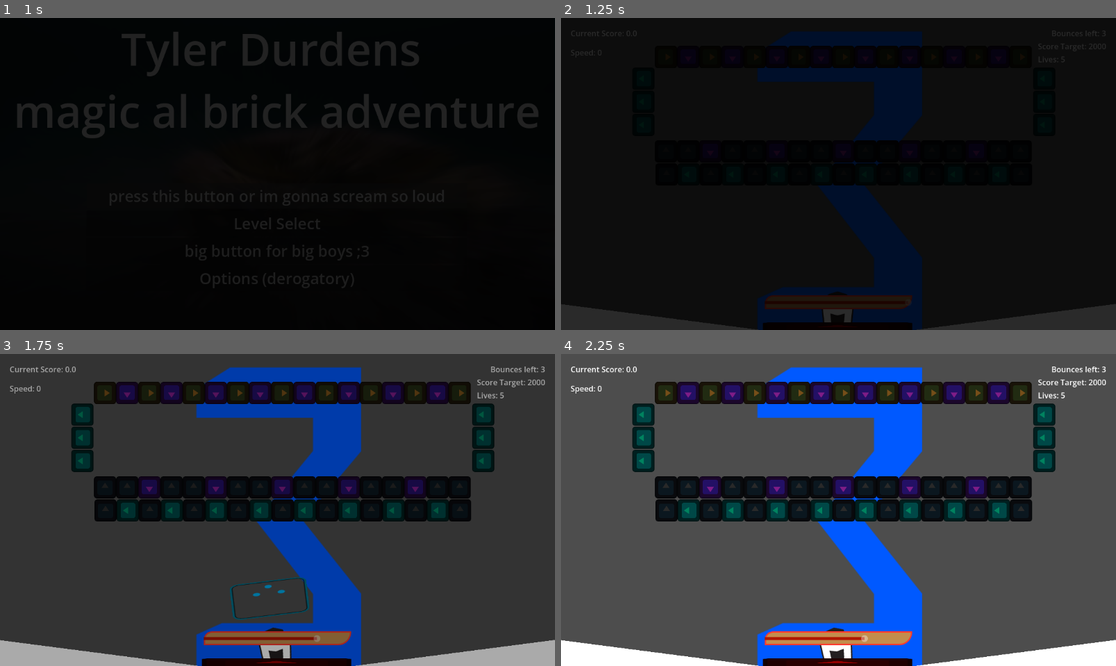
Above: before the commit, frames 1-4 (two rows, left to right).
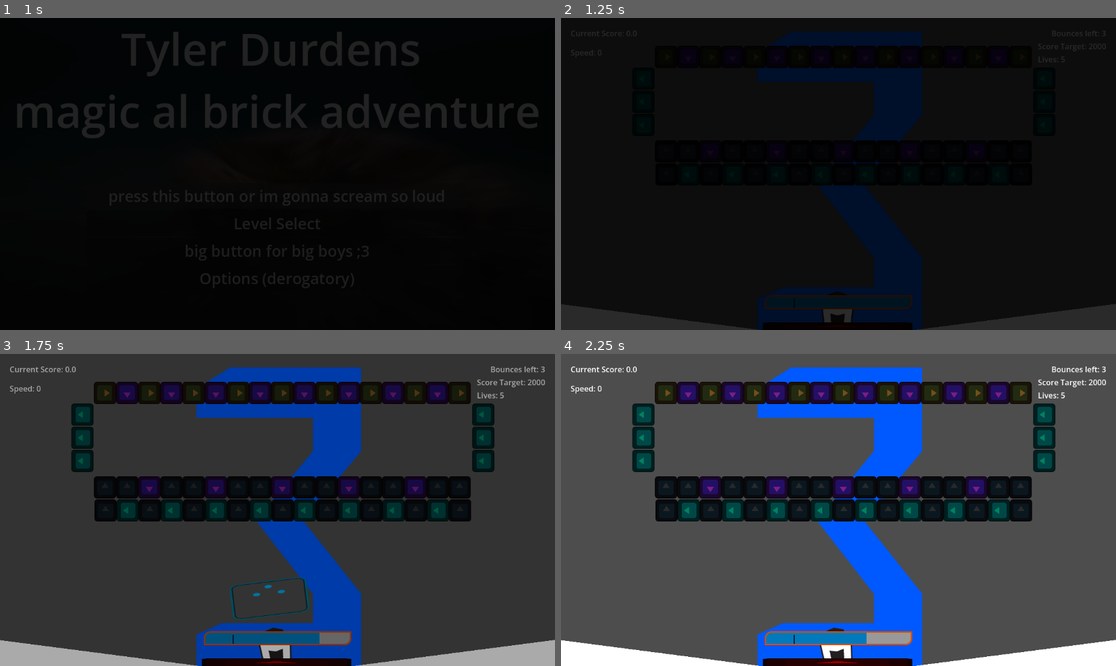
Above: after the commit, the same moments.

Repository: BmBucceri/breakout
Game: Godot game, scene res://Scenes/UI_Scenes/MainMenu.tscn
Two runs of this game, one before a commit and one after it. Both use one fixed random seed, a clock stepped at 60 frames per second and the inputs below. Before the commit the project starts from res://Scenes/MainMenu.tscn. The engine's default icon, where the game draws it, is replaced by a stand-in: a white triangle on a blue panel in a dark square.
Inputs (mouse positions are in pixels of both pictures, inside the frame that each line leads up to):
- Up to frame 1 (1 s): click "press this button or im gonna…" at 0.5 s
- Up to frame 2 (1.25 s): no input
- Up to frame 3 (1.75 s): move the mouse to (244, 372) at 1.27 s; hold Right mouse button (Parry) from 1.28 s (still down)
- Up to frame 4 (2.25 s): move the mouse to (805, 391) at 2.02 s; release Right mouse button (Parry) at 2.03 s; click (805, 391) at 2.1 s

Frame 1 is identical in both runs. In frame 2, 0.9% of the frame differs, in the area x 36-64%, y 88-94%; in frame 3, 1.2%; in frame 4, 1.2%.

Commit message:
New Parry Meter
created new parry meter

Diff:
--- /dev/null
+++ b/Autoloads/level_manager.gd
@@ -0,0 +1,22 @@
+### LEVEL MANAGER ###
+extends Node
+
+func _ready() -> void:
+	print(available_boards)
+
+
+var loaded_board: String
+var available_boards: Array = [
+	BOARD_1_YEAH_WHATEVER,
+	BOARD_2_BIG_CRABBIN_IN_THE_CITY,
+	BOARD_3_ZIG_ZAG,
+	BOARD_4_SPRONGUS,
+	BOARD_5_GREAT_TIME]
+
+
+
+const BOARD_1_YEAH_WHATEVER = preload("uid://dt00th4b8utvc")
+const BOARD_2_BIG_CRABBIN_IN_THE_CITY = preload("uid://coivw1qfolpl3")
+const BOARD_3_ZIG_ZAG = preload("uid://lpdjyvd8wulw")
+const BOARD_4_SPRONGUS = preload("uid://cfidyogtjo45s")
+const BOARD_5_GREAT_TIME = preload("uid://cjc6cykvd5el5")
--- a/Boards/Levels/Board Base_MASTERBOARD.tscn
+++ b/Boards/Levels/Board Base_MASTERBOARD.tscn
@@ -1,9 +1,9 @@
 [gd_scene format=3 uid="uid://co443mxrablr3"]
 
 [ext_resource type="Script" uid="uid://b6tlb3o6p10bs" path="res://level.gd" id="1_4e1jp"]
-[ext_resource type="Script" uid="uid://b8b32otwwftm1" path="res://score_counter.gd" id="2_ifb0j"]
+[ext_resource type="Script" uid="uid://b8b32otwwftm1" path="res://Scenes/UI_Scenes/score_counter.gd" id="2_ifb0j"]
 [ext_resource type="Script" uid="uid://csgqo872ljmts" path="res://Boards/speedometer.gd" id="3_8ju24"]
-[ext_resource type="Script" uid="uid://brtvwoww4lon3" path="res://bounces_counter.gd" id="4_20iil"]
+[ext_resource type="Script" uid="uid://brtvwoww4lon3" path="res://Scenes/UI_Scenes/bounces_counter.gd" id="4_20iil"]
 [ext_resource type="Texture2D" uid="uid://06gale2dip5w" path="res://Assets/Sprites/Zero.png" id="5_8ju24"]
 [ext_resource type="Texture2D" uid="uid://dnkjr2thp41mk" path="res://Assets/Sprites/One.png" id="6_20iil"]
 [ext_resource type="Script" uid="uid://bji3ucgy8q4ae" path="res://Boards/CountdownBounceSprite.gd" id="6_m44s3"]
@@ -13,10 +13,10 @@
 [ext_resource type="Script" uid="uid://dygu38lw21ygj" path="res://Boards/ball_root.gd" id="9_ac8ps"]
 [ext_resource type="PackedScene" uid="uid://naw7he6hb23q" path="res://Scenes/Cannon.tscn" id="10_b72y1"]
 [ext_resource type="Script" uid="uid://buh6efwnnt4oi" path="res://Boards/Levels/block_root.gd" id="10_bn856"]
-[ext_resource type="Script" uid="uid://bh12bel430pjr" path="res://killbox.gd" id="11_hx4y6"]
+[ext_resource type="Script" uid="uid://bh12bel430pjr" path="res://Scenes/UI_Scenes/killbox.gd" id="11_hx4y6"]
 [ext_resource type="Script" uid="uid://dqlermoajjfjp" path="res://Boards/Levels/gutters.gd" id="12_3pq72"]
 [ext_resource type="Script" uid="uid://uwsl4p8sccco" path="res://Boards/camera_2d.gd" id="12_hlflf"]
-[ext_resource type="PackedScene" uid="uid://bpl83p74gdrxu" path="res://Scenes/game_over_screen.tscn" id="16_jseu4"]
+[ext_resource type="PackedScene" uid="uid://bpl83p74gdrxu" path="res://Scenes/UI_Scenes/game_over_screen.tscn" id="16_jseu4"]
 
 [sub_resource type="GDScript" id="GDScript_bn856"]
 script/source = "extends Label
@@ -61,33 +61,36 @@
 "speed": 5.0
 }]
 
-[sub_resource type="StyleBoxFlat" id="StyleBoxFlat_bn856"]
-bg_color = Color(0.7662899, 0.55164, 0.29964283, 1)
+[sub_resource type="StyleBoxFlat" id="StyleBoxFlat_p7fse"]
+corner_radius_top_left = 13
+corner_radius_bottom_right = 13
+
+[sub_resource type="StyleBoxFlat" id="StyleBoxFlat_2c54n"]
+bg_color = Color(0, 0.4745098, 0.7411765, 1)
+
+[sub_resource type="GDScript" id="GDScript_p7fse"]
+script/source = "extends Panel
+@export var cannon: Cannon
+
+func _process(delta: float) -> void:
+
+	self.position.x = (cannon.parry_meter - 1.0) * size.x
+"
+
+[sub_resource type="StyleBoxFlat" id="StyleBoxFlat_s844g"]
+bg_color = Color(0, 0, 0, 1)
+corner_radius_top_left = 13
+corner_radius_bottom_right = 13
+
+[sub_resource type="StyleBoxFlat" id="StyleBoxFlat_1hx26"]
+draw_center = false
 border_width_left = 3
 border_width_top = 3
 border_width_right = 3
 border_width_bottom = 3
-border_color = Color(0.99999994, 0.22953573, 0.17418528, 1)
-corner_radius_top_left = 16
-corner_radius_bottom_right = 53
-expand_margin_top = 12.0
-expand_margin_bottom = 11.0
-
-[sub_resource type="StyleBoxFlat" id="StyleBoxFlat_kei6b"]
-bg_color = Color(0.69612366, 0.091188766, 0, 1)
-
-[sub_resource type="StyleBoxFlat" id="StyleBoxFlat_gac28"]
-bg_color = Color(0.7645044, 0.019060427, 9.62615e-08, 1)
-
-[sub_resource type="GDScript" id="GDScript_kei6b"]
-script/source = "extends HSlider
-
-@export var cannon: Cannon
-
-
-func _process(delta: float) -> void:
-	value = cannon.parry_meter
-"
+border_color = Color(0.8525816, 0.30279854, 0, 1)
+corner_radius_top_left = 13
+corner_radius_bottom_right = 13
 
 [sub_resource type="RectangleShape2D" id="RectangleShape2D_3ddhe"]
 size = Vector2(1156, 75)
@@ -199,7 +202,7 @@
 script = ExtResource("6_m44s3")
 countdown_bounce_sprite_2d = NodePath(".")
 
-[node name="ParryMeter" type="HSlider" parent="UI/Control" unique_id=1341055045 node_paths=PackedStringArray("cannon")]
+[node name="ParryMeter" type="Control" parent="UI/Control" unique_id=401461095]
 layout_mode = 1
 anchors_preset = 14
 anchor_top = 0.5
@@ -212,16 +215,39 @@
 grow_horizontal = 2
 grow_vertical = 2
 pivot_offset = Vector2(416, -80)
-theme_override_styles/slider = SubResource("StyleBoxFlat_bn856")
-theme_override_styles/grabber_area = SubResource("StyleBoxFlat_kei6b")
-theme_override_styles/grabber_area_highlight = SubResource("StyleBoxFlat_gac28")
-max_value = 1.0
-step = 0.0
-editable = false
-scrollable = false
-tick_count = 1
-script = SubResource("GDScript_kei6b")
-cannon = NodePath("../../../Cannon")
+
+[node name="Background" type="Panel" parent="UI/Control/ParryMeter" unique_id=1011173704]
+clip_children = 2
+layout_mode = 0
+offset_top = -3.0
+offset_right = 306.0
+offset_bottom = 26.0
+theme_override_styles/panel = SubResource("StyleBoxFlat_p7fse")
+
+[node name="MeterFill" type="Panel" parent="UI/Control/ParryMeter/Background" unique_id=682097290 node_paths=PackedStringArray("cannon")]
+layout_mode = 0
+offset_right = 306.0
+offset_bottom = 29.0
+theme_override_styles/panel = SubResource("StyleBoxFlat_2c54n")
+script = SubResource("GDScript_p7fse")
+cannon = NodePath("../../../../../Cannon")
+
+[node name="PowerNotch" type="Panel" parent="UI/Control/ParryMeter" unique_id=1393456143]
+layout_mode = 0
+offset_left = 59.58499
+offset_top = 4.0
+offset_right = 61.58499
+offset_bottom = 25.0
+pivot_offset = Vector2(2, 0)
+theme_override_styles/panel = SubResource("StyleBoxFlat_s844g")
+
+[node name="Outline" type="Panel" parent="UI/Control/ParryMeter/PowerNotch" unique_id=147640500]
+layout_mode = 0
+offset_left = -59.58499
+offset_top = -7.0
+offset_right = 246.41501
+offset_bottom = 22.0
+theme_override_styles/panel = SubResource("StyleBoxFlat_1hx26")
 
 [node name="BlockRoot" type="Node2D" parent="." unique_id=1591539969 node_paths=PackedStringArray("rootlevel")]
 script = ExtResource("10_bn856")
--- /dev/null
+++ b/Boards/Levels/parry_meter.gd
@@ -0,0 +1,11 @@
+extends HSlider
+
+@export var cannon: Cannon
+@export var fill: Panel
+var parry_meter_min: int = 0
+var parry_meter_max: int = 1
+
+func _process(delta: float) -> void:
+
+
+	value = cannon.parry_meter
--- a/Scenes/Blocks/BlockBase.tscn
+++ b/Scenes/Blocks/BlockBase.tscn
@@ -2,7 +2,7 @@
 
 [ext_resource type="Script" uid="uid://1yjlqu7i84db" path="res://block_base.gd" id="1_xfwl5"]
 [ext_resource type="Texture2D" uid="uid://bmrkcdp1krflj" path="res://Assets/icon.svg" id="2_5d32t"]
-[ext_resource type="Script" uid="uid://cxtdhn4hf5pod" path="res://hurtbox.gd" id="2_xfwl5"]
+[ext_resource type="Script" uid="uid://cxtdhn4hf5pod" path="res://Scenes/UI_Scenes/hurtbox.gd" id="2_xfwl5"]
 
 [sub_resource type="RectangleShape2D" id="RectangleShape2D_gho8k"]
 size = Vector2(88, 88)
--- a/Scenes/LevelSelect.tscn
+++ b/Scenes/UI_Scenes/LevelSelect.tscn
@@ -1,6 +1,6 @@
 [gd_scene format=3 uid="uid://dx1se2c6apm1d"]
 
-[ext_resource type="Script" uid="uid://coxsat4udgwk2" path="res://Scenes/transition_button.gd" id="1_chbko"]
+[ext_resource type="Script" uid="uid://coxsat4udgwk2" path="res://Scenes/UI_Scenes/transition_button.gd" id="1_chbko"]
 
 [node name="Node2D" type="Node2D" unique_id=849811843]
 
--- a/Scenes/MainMenu.tscn
+++ b/Scenes/UI_Scenes/MainMenu.tscn
@@ -1,6 +1,6 @@
 [gd_scene format=3 uid="uid://crap7x0n62h7p"]
 
-[ext_resource type="Script" uid="uid://coxsat4udgwk2" path="res://Scenes/transition_button.gd" id="1_tt5f1"]
+[ext_resource type="Script" uid="uid://coxsat4udgwk2" path="res://Scenes/UI_Scenes/transition_button.gd" id="1_tt5f1"]
 [ext_resource type="Texture2D" uid="uid://b6k0b2j7qflgx" path="res://Assets/THEBEAST.png" id="2_853f1"]
 
 [node name="MainMenu" type="Node2D" unique_id=1851213399]
--- a/Scenes/game_over_screen.tscn
+++ b/Scenes/UI_Scenes/game_over_screen.tscn
@@ -1,10 +1,10 @@
 [gd_scene format=3 uid="uid://bpl83p74gdrxu"]
 
-[ext_resource type="Script" uid="uid://dan4m14new860" path="res://Boards/game_over.gd" id="1_jb6in"]
-[ext_resource type="Script" uid="uid://coxsat4udgwk2" path="res://Scenes/transition_button.gd" id="2_y8man"]
+[ext_resource type="Script" uid="uid://dan4m14new860" path="res://Boards/game_over.gd" id="1_mnqjf"]
+[ext_resource type="Script" uid="uid://coxsat4udgwk2" path="res://Scenes/UI_Scenes/transition_button.gd" id="2_qlibr"]
 
 [node name="GameOverRoot" type="CanvasLayer" unique_id=1925449658 node_paths=PackedStringArray("game_over_win", "game_over_lose")]
-script = ExtResource("1_jb6in")
+script = ExtResource("1_mnqjf")
 game_over_win = NodePath("Game Over Win")
 game_over_lose = NodePath("Game Over Lose")
 
@@ -49,19 +49,19 @@
 [node name="Button" type="Button" parent="Game Over Win/VBoxContainer" unique_id=412469269]
 layout_mode = 2
 text = "Go to the next one if you dare"
-script = ExtResource("2_y8man")
+script = ExtResource("2_qlibr")
 path = "uid://1eraj5cry3c2"
 
 [node name="Button2" type="Button" parent="Game Over Win/VBoxContainer" unique_id=920816041]
 layout_mode = 2
 text = "I require the Full Menu, Quanqail"
-script = ExtResource("2_y8man")
+script = ExtResource("2_qlibr")
 path = "uid://dx1se2c6apm1d"
 
 [node name="Button3" type="Button" parent="Game Over Win/VBoxContainer" unique_id=215092902]
 layout_mode = 2
 text = "quit like a little BABY COWARD"
-script = ExtResource("2_y8man")
+script = ExtResource("2_qlibr")
 path = "uid://crap7x0n62h7p"
 
 [node name="Game Over Lose" type="Control" parent="." unique_id=861476940]
@@ -106,17 +106,17 @@
 [node name="Button" type="Button" parent="Game Over Lose/VBoxContainer" unique_id=1628626639]
 layout_mode = 2
 text = "Try again?"
-script = ExtResource("2_y8man")
+script = ExtResource("2_qlibr")
 path = "uid://1eraj5cry3c2"
 
 [node name="Button2" type="Button" parent="Game Over Lose/VBoxContainer" unique_id=1626474820]
 layout_mode = 2
 text = "I require the Full Menu, Quanqail"
-script = ExtResource("2_y8man")
+script = ExtResource("2_qlibr")
 path = "uid://dx1se2c6apm1d"
 
 [node name="Button3" type="Button" parent="Game Over Lose/VBoxContainer" unique_id=1421568203]
 layout_mode = 2
 text = "quit like a little BABY COWARD"
-script = ExtResource("2_y8man")
+script = ExtResource("2_qlibr")
 path = "uid://crap7x0n62h7p"
--- a/Scenes/transition_button.gd
+++ b/Scenes/UI_Scenes/transition_button.gd
@@ -13,4 +13,5 @@
 func restart():
 	#send queue to start the board youre currently on again
 	#TransitionManager.change_to_scene(self)
+	#Error.reload_sce
 	pass
--- a/project.godot
+++ b/project.godot
@@ -27,6 +27,7 @@
 GameManager="*res://Autoloads/game_manager.gd"
 TransitionManager="*uid://c2pcpyk7dnba8"
 SignalManager="*uid://bnoa1kr4jti8u"
+LevelManager="*uid://wpskijfuo5v7"
 
 [input]
 
Binary file added: Assets/Hex_Grabber.png
Not shown, added: Assets/Hex_Grabber.png.import
Not shown, added: Autoloads/level_manager.gd.uid
Not shown, added: Boards/Levels/parry_meter.gd.uid
Renamed: bounces_counter.gd -> Scenes/UI_Scenes/bounces_counter.gd
Renamed: bounces_counter.gd.uid -> Scenes/UI_Scenes/bounces_counter.gd.uid
Renamed: hurtbox.gd -> Scenes/UI_Scenes/hurtbox.gd
Renamed: hurtbox.gd.uid -> Scenes/UI_Scenes/hurtbox.gd.uid
Renamed: killbox.gd -> Scenes/UI_Scenes/killbox.gd
Renamed: killbox.gd.uid -> Scenes/UI_Scenes/killbox.gd.uid
Renamed: score_counter.gd -> Scenes/UI_Scenes/score_counter.gd
Renamed: score_counter.gd.uid -> Scenes/UI_Scenes/score_counter.gd.uid
(and 1 more such lines)
